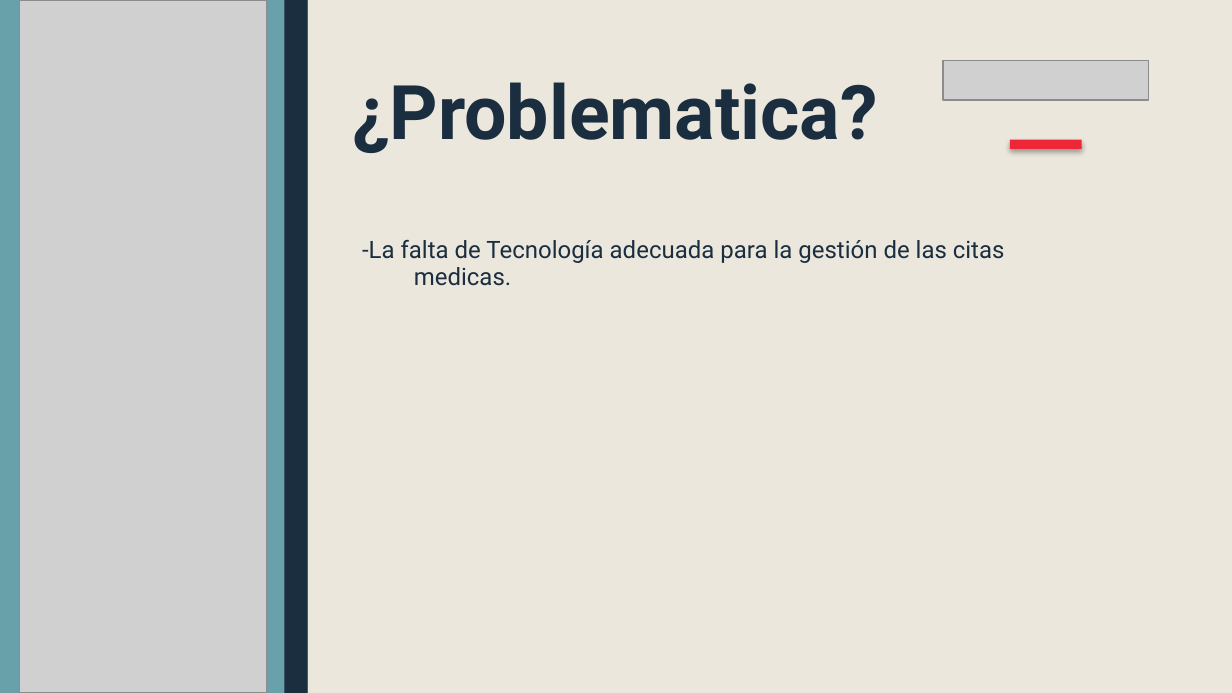
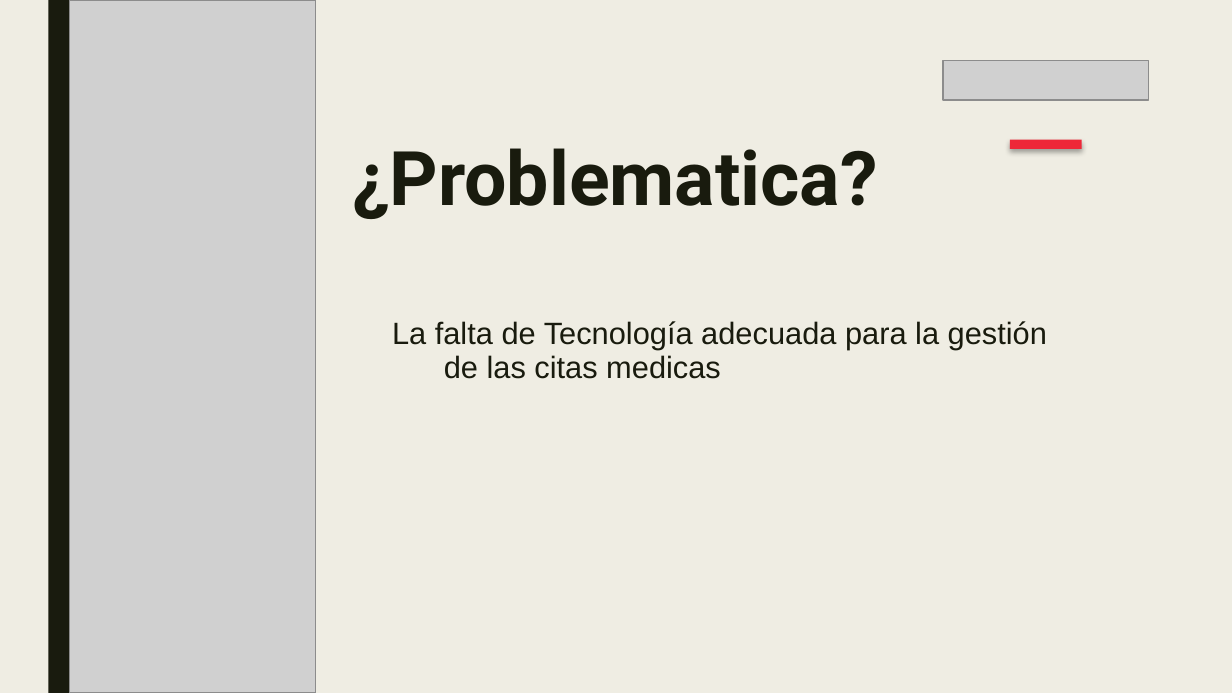
Before and after one commit to GS-Consultorio/analisis, a slide deck: slide 4 of consultorio1.pptx. Drawn at 1232x693 pixels with LibreOffice and Linux fonts; fonts in the diff are those of the drawing; grey boxes stand for pictures. Boxes give left, top, right and bottom in pixels: in the first picture for what was removed or moved away, otherwise in the second. Text is boxed around its words. In the diff, an @@ line names an element or a change of style, - is before the commit and + after.

```diff
--- a/consultorio1.pptx
+++ b/consultorio1.pptx
@@ background #EBE7DD to #EFEDE3 @@
@@ rectangle removed at [0, 0, 1232, 692] @@
@@ rectangle removed at [0, 0, 308, 692] @@
@@ rectangle at [48, 0, 71, 692]: fill #1A2E40 to #191B0E @@
@@ picture: place and size @@
-picture at [20, 0, 266, 692]
+picture at [69, 0, 315, 692]
@@ rectangle removed at [285, 0, 308, 692] @@
@@ text "¿Problematica?": place and size @@
-text "¿Problematica?" at [352, 82, 878, 153]
+text "¿Problematica?" at [352, 148, 878, 219]
@@ text "¿Problematica?" at [352, 148, 878, 219]: text colour #1A2E40 to #191B0E @@
@@ text at [392, 321, 1047, 379]: text changed; size 14 to 18 pt; font Roboto to Arial; text colour #1A2E40 to #191B0E @@
--La falta de Tecnología adecuada para la gestión de las citas medicas.
+La falta de Tecnología adecuada para la gestión de las citas medicas
```
Also in this commit, not shown: 9 other slides changed.
